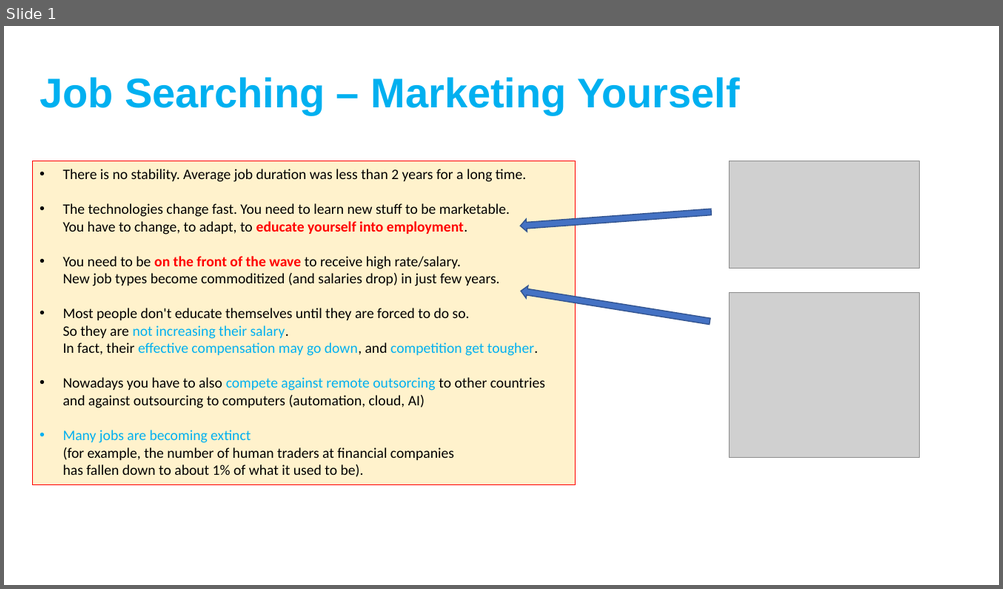
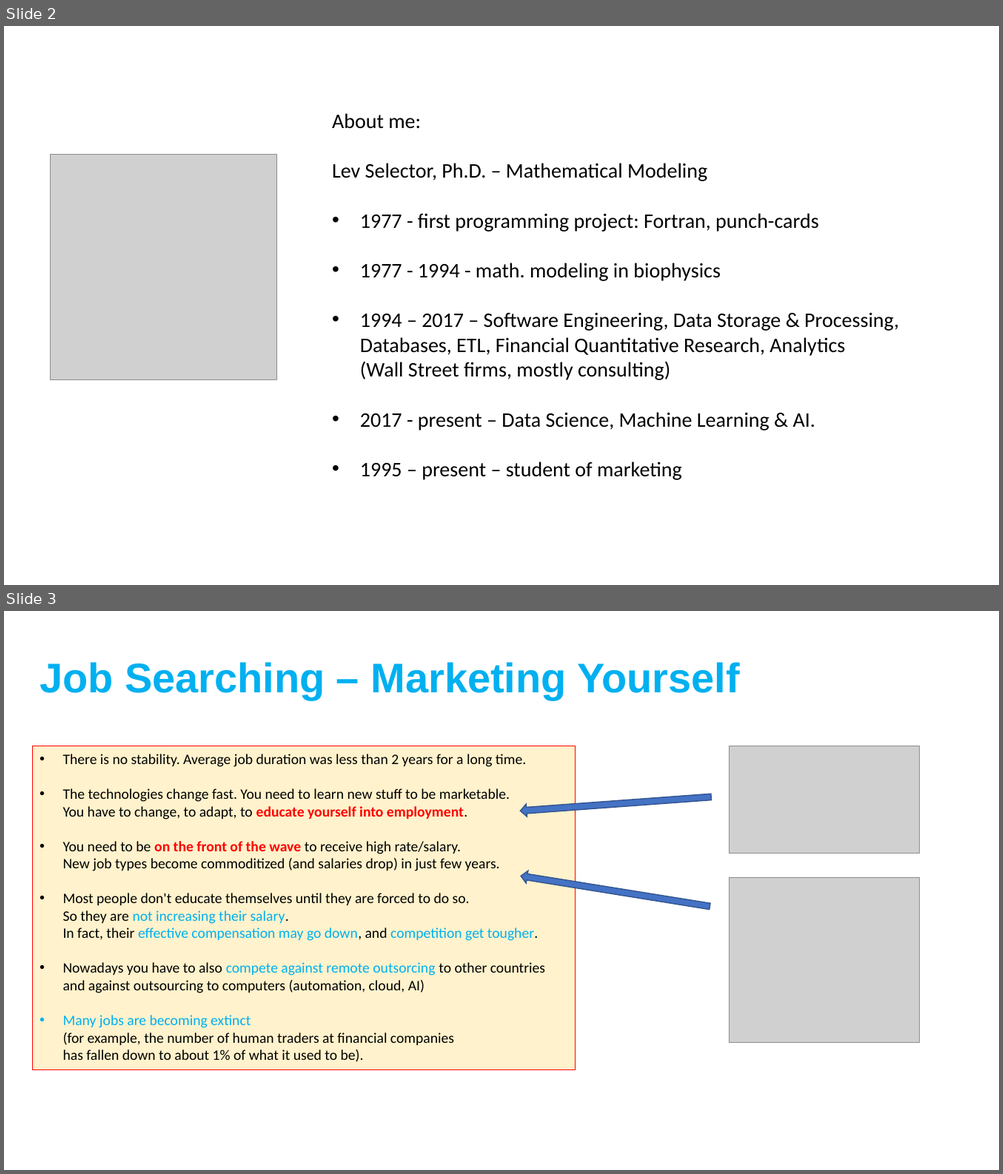
Before and after one commit to lselector/marketing, a slide deck: Job_Searching.pptx. Shown one above the other, each under a label of ours: slide 1 before the commit, slides 2 and 3 after it. The pictures are 1003x589 and 1003x1174 pixels, drawn with LibreOffice and Linux fonts; fonts in the diff are those of the drawing; grey boxes stand for pictures. Boxes give left, top, right and bottom in pixels: in the first picture for what was removed or moved away, otherwise in the second. Text is boxed around its words. In the diff, an @@ line names an element or a change of style, - is before the commit and + after.

```diff
--- a/Job_Searching.pptx
+++ b/Job_Searching.pptx
@@ slide 2 added at <box>4,26,999,585</box>, background #FFFFFF @@
@@ text added at <box>332,113,899,480</box>, 20 pt, text #000000 @@
+About me:
+Lev Selector, Ph.D. – Mathematical Modeling
+• 1977 - first programming project: Fortran, punch-cards
+• 1977 - 1994 - math. modeling in biophysics
+• 1994 – 2017 – Software Engineering, Data Storage & Processing,
+  Databases, ETL, Financial Quantitative Research, Analytics
+  (Wall Street firms, mostly consulting)
+• 2017 - present – Data Science, Machine Learning & AI.
+• 1995 – present – student of marketing
@@ picture added at <box>51,154,277,380</box> @@
@@ what was slide 1 is now slide 3 @@
```
Also in this commit, not shown: 5 slides changed, 2 other slides added.
